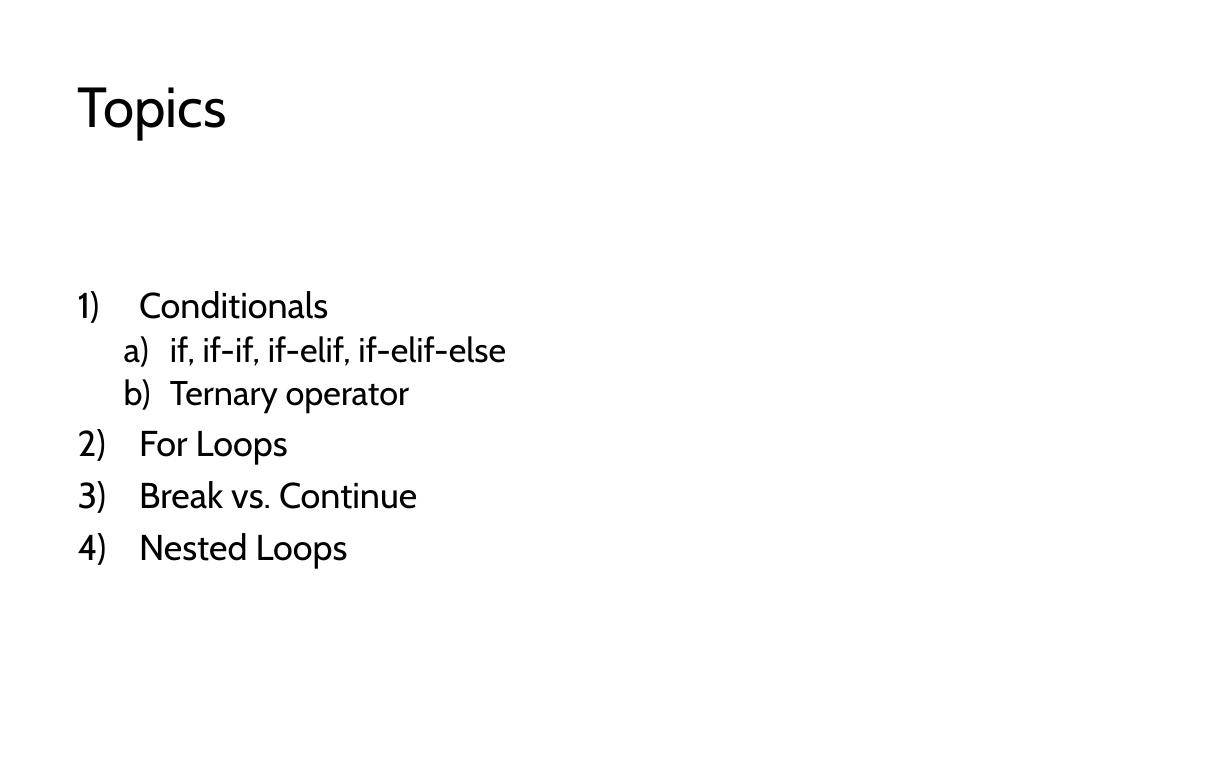
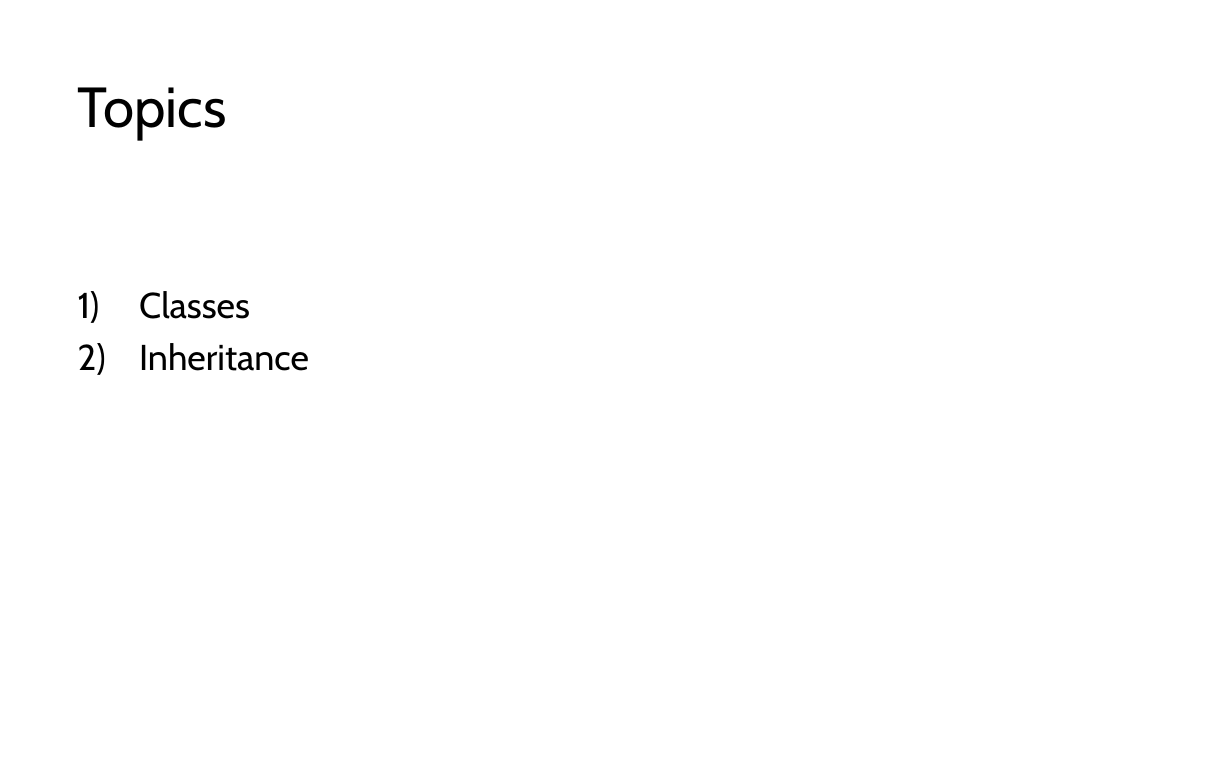
Before and after one commit to LongBaoNguyen/longbaonguyen.github.io, a slide deck: slide 2 of courses/apcsp/lect10.pptx. Drawn at 1232x770 pixels with LibreOffice and Linux fonts; fonts in the diff are those of the drawing. Boxes give left, top, right and bottom in pixels: in the first picture for what was removed or moved away, otherwise in the second. Text is boxed around its words. In the diff, an @@ line names an element or a change of style, - is before the commit and + after.

```diff
--- a/courses/apcsp/lect10.pptx
+++ b/courses/apcsp/lect10.pptx
@@ text at (139, 291, 309, 371): text changed @@
-1) Conditionals
-  a) if, if-if, if-elif, if-elif-else
-  b) Ternary operator
-2) For Loops
-3) Break vs. Continue
-4) Nested Loops
+1) Classes
+2) Inheritance
```
Also in this commit, not shown: 2 other slides changed, 26 slides added, 8 slides removed, 10 other files.
